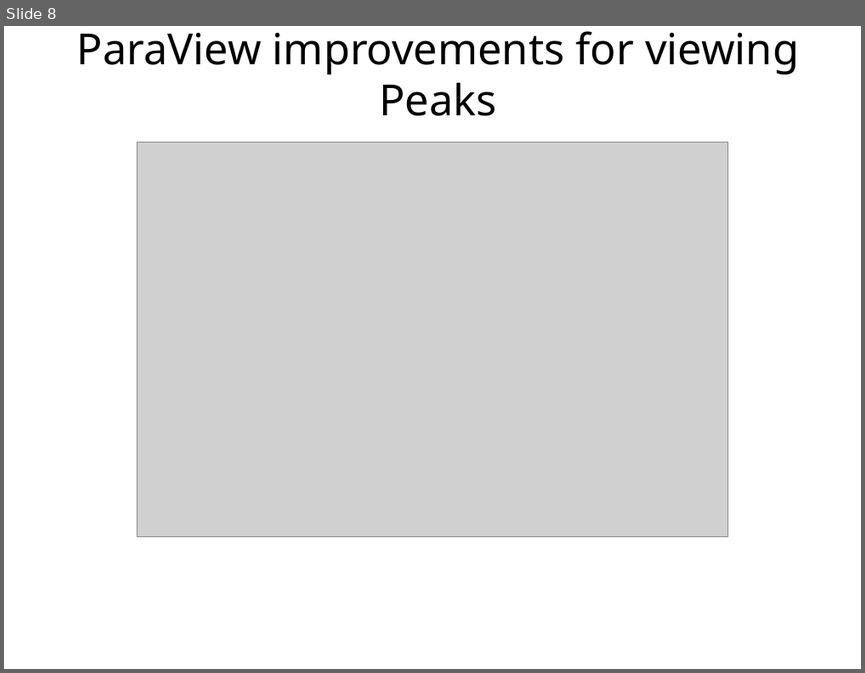
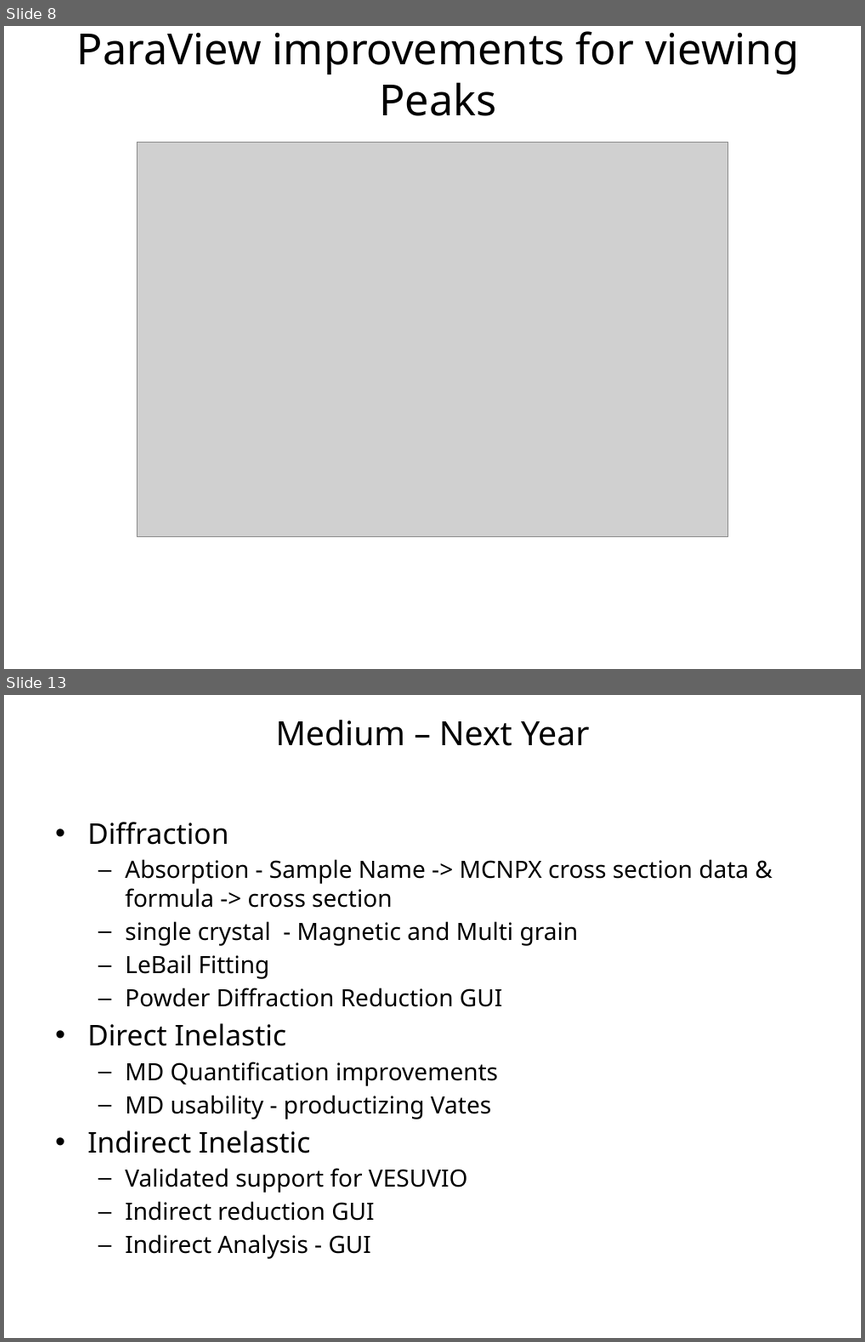
Before and after one commit to mantidproject/documents, a slide deck: Presentations/Scientific Steering Committee/Mantid Scientific Steering committee Feb 2013.pptx. Shown one above the other, each under a label of ours: slide 8 before the commit, slides 8 and 13 after it; the slides between them are not shown. The pictures are 865x673 and 865x1342 pixels, drawn with LibreOffice and Linux fonts; fonts in the diff are those of the drawing; grey boxes stand for pictures; background and template pictures are left out. Boxes give left, top, right and bottom in pixels: in the first picture for what was removed or moved away, otherwise in the second. Text is boxed around its words. In the diff, an @@ line names an element or a change of style, - is before the commit and + after.

```diff
--- a/Presentations/Scientific Steering Committee/Mantid Scientific Steering committee Feb 2013.pptx
+++ b/Presentations/Scientific Steering Committee/Mantid Scientific Steering committee Feb 2013.pptx
@@ slide 13 added at [4,695,861,1338], background #FFFFFF @@
@@ title added at [276,720,589,746], 28 pt, text #000000 @@
+Medium – Next Year
@@ text added at [87,822,749,1220], 20 pt, text #000000 @@
+• Diffraction
+  – Absorption - Sample Name -> MCNPX cross section data & formula -> cross section
+  – single crystal - Magnetic and Multi grain
+  – LeBail Fitting
+  – Powder Diffraction Reduction GUI
+• Direct Inelastic
+  – MD Quantification improvements
+  – MD usability - productizing Vates
+• Indirect Inelastic
+  – Validated support for VESUVIO
+  – Indirect reduction GUI
+  – Indirect Analysis - GUI
```
Also in this commit, not shown: 1 slide changed, 5 other slides added.
